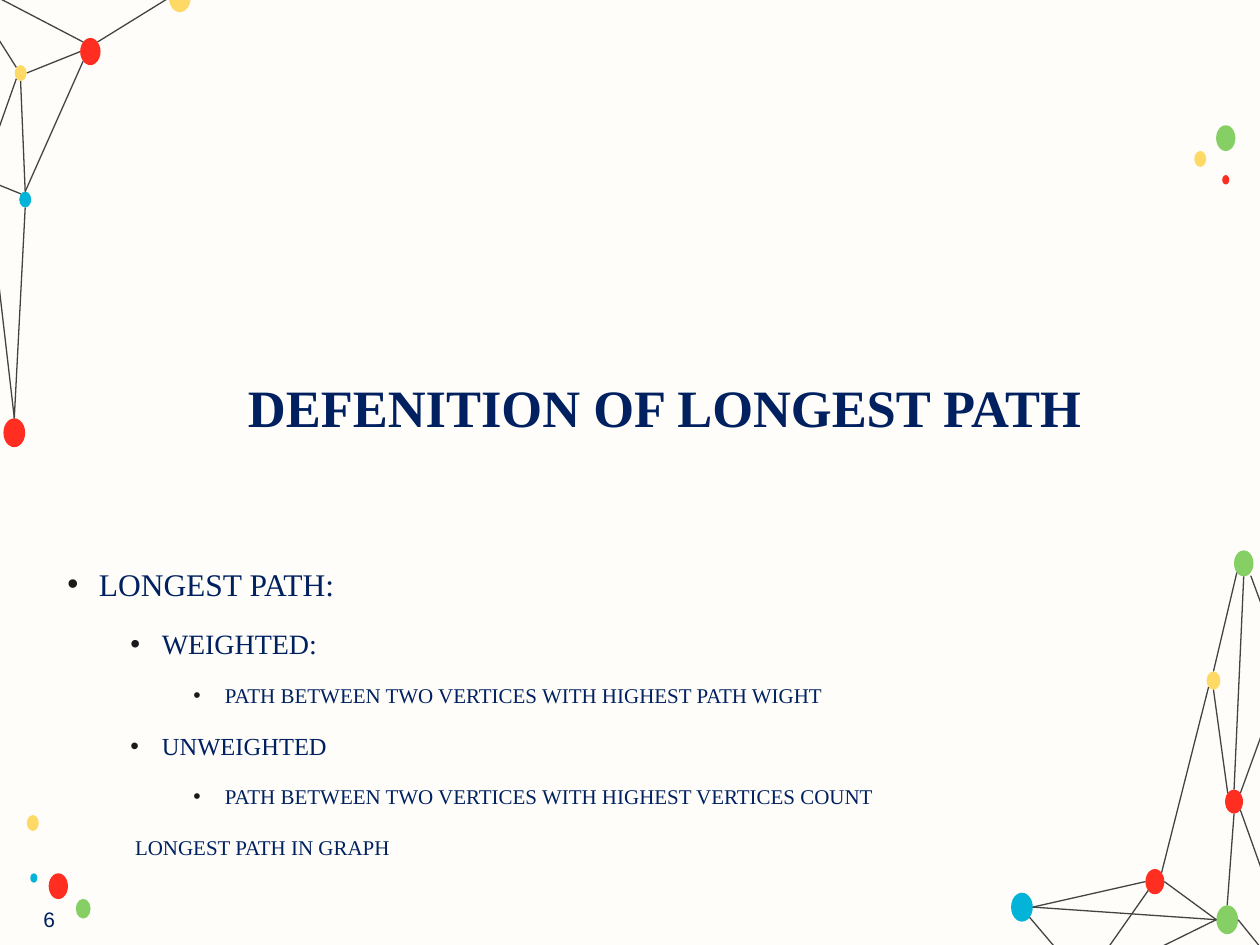
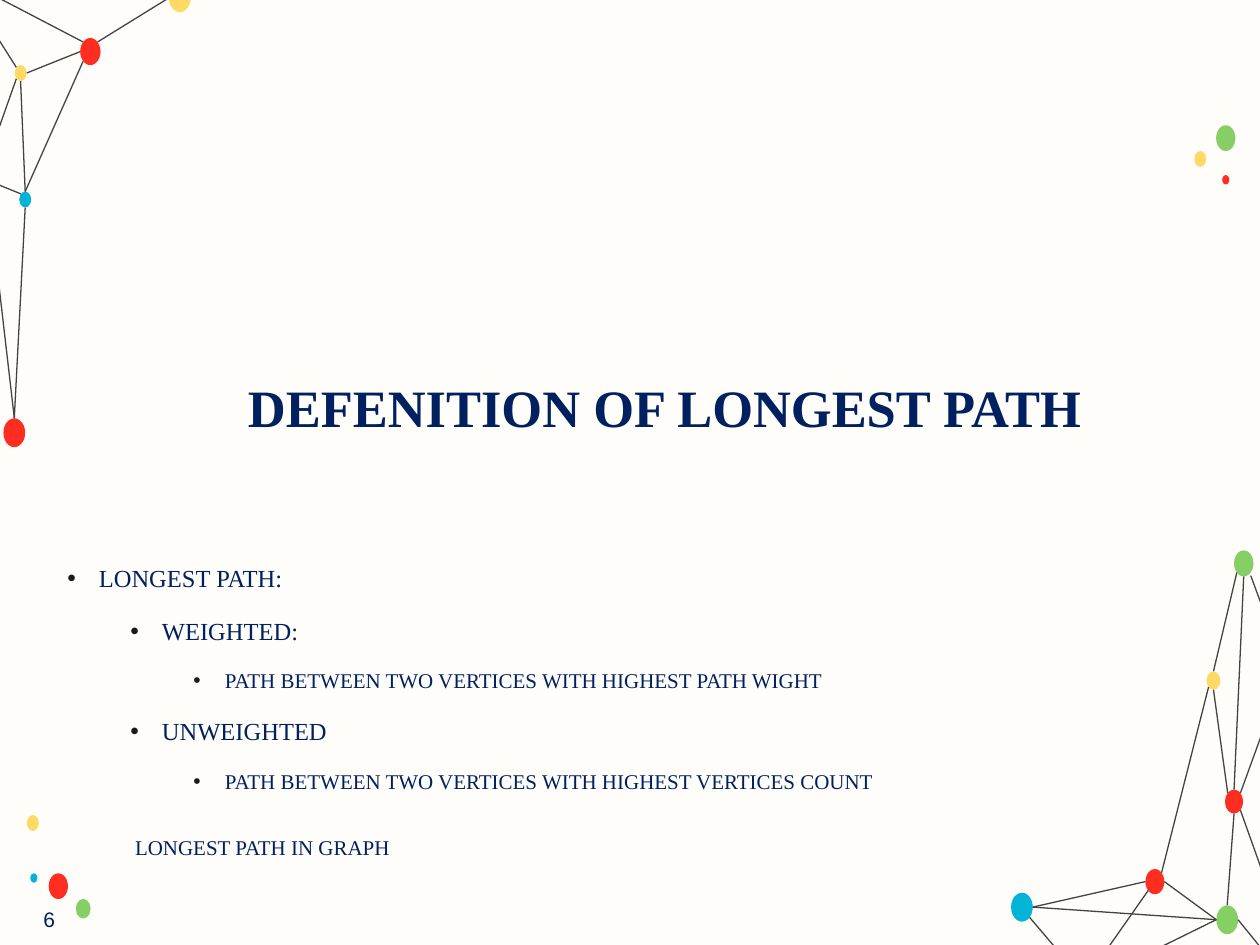
Before and after one commit to ParsaMohammadpour/advanced-algorithm-assignments, a slide deck: slide 6 of presentation/Longest_Path_Problem_in_Graphs.pptx. Drawn at 1260x945 pixels with LibreOffice and Linux fonts; fonts in the diff are those of the drawing; grey boxes stand for pictures; background and template pictures are left out. Boxes give left, top, right and bottom in pixels: in the first picture for what was removed or moved away, otherwise in the second. Text is boxed around its words. In the diff, an @@ line names an element or a change of style, - is before the commit and + after.

Commit message:
final version v1

```diff
--- a/presentation/Longest_Path_Problem_in_Graphs.pptx
+++ b/presentation/Longest_Path_Problem_in_Graphs.pptx
@@ text at box(99, 570, 298, 641): size 18 to 14 pt in "LONGEST PATH:"; size 16 to 14 pt in "WEIGHTED:" @@
```
Also in this commit, not shown: 1 slide added.
